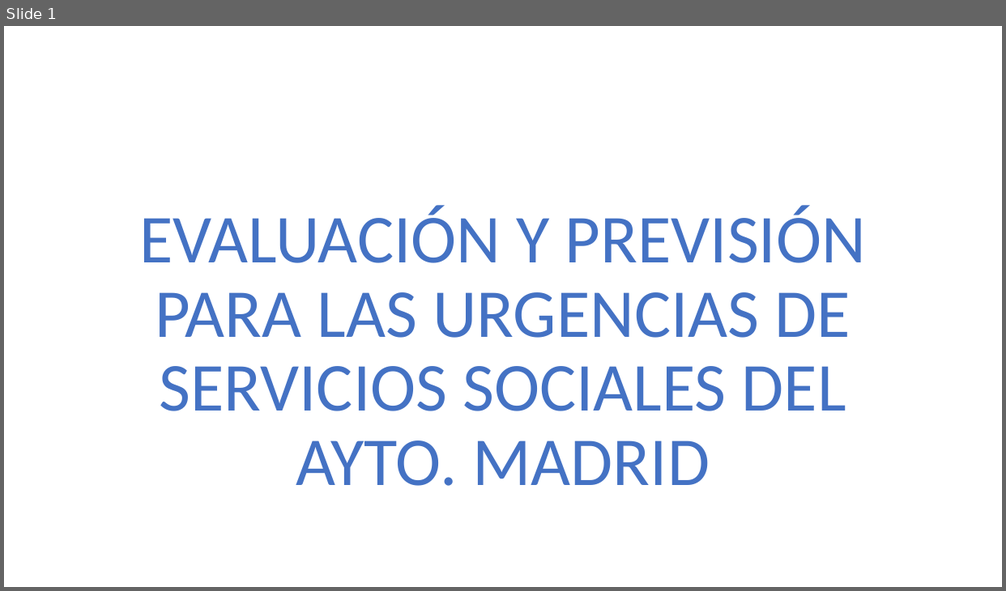
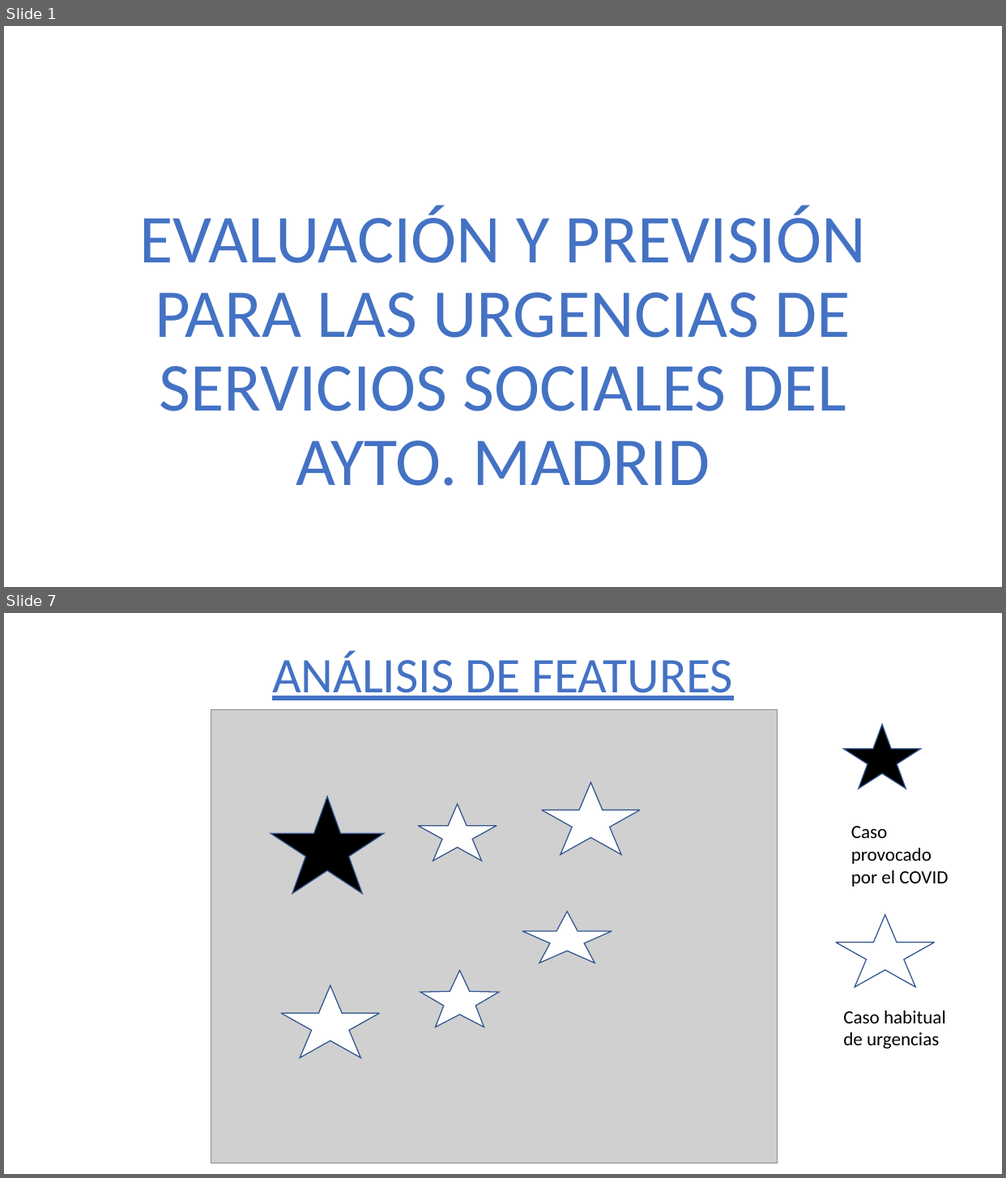
Before and after one commit to 75Engel/Estimacion_tipologia_usuarios_Servicios_Sociales_Ayto_Madrid, a slide deck: Presentacion_projecto.pptx. Shown one above the other, each under a label of ours: slide 1 before the commit, slides 1 and 7 after it; the slides between them are not shown. The pictures are 1006x591 and 1006x1178 pixels, drawn with LibreOffice and Linux fonts; fonts in the diff are those of the drawing; grey boxes stand for pictures; background and template pictures are left out. Boxes give left, top, right and bottom in pixels: in the first picture for what was removed or moved away, otherwise in the second. Text is boxed around its words. In the diff, an @@ line names an element or a change of style, - is before the commit and + after.

```diff
--- a/Presentacion_projecto.pptx
+++ b/Presentacion_projecto.pptx
@@ slide 7 added at (x1=4, y1=613, x2=1002, y2=1174), background picture (left out) @@
@@ title added at (x1=272, y1=651, x2=733, y2=700), 48 pt, text #4472C4, underline @@
+ANÁLISIS DE FEATURES
@@ picture added at (x1=211, y1=710, x2=778, y2=1163) @@
@@ star added at (x1=844, y1=725, x2=920, y2=789), fill #000000, outline #325491 1 pt @@
@@ star added at (x1=542, y1=782, x2=641, y2=855), fill #FFFFFF, outline #325491 1 pt @@
@@ star added at (x1=270, y1=796, x2=384, y2=894), fill #000000, outline #325491 1 pt @@
@@ star added at (x1=418, y1=804, x2=496, y2=861), fill #FFFFFF, outline #325491 1 pt @@
@@ text added at (x1=851, y1=826, x2=948, y2=887), 18 pt, text #000000 @@
+Caso provocado por el COVID
@@ star added at (x1=522, y1=912, x2=612, y2=964), fill #FFFFFF, outline #325491 1 pt @@
@@ star added at (x1=836, y1=914, x2=935, y2=987), fill #FFFFFF, outline #325491 1 pt @@
@@ star added at (x1=420, y1=971, x2=499, y2=1028), fill #FFFFFF, outline #325491 1 pt @@
@@ star added at (x1=281, y1=986, x2=380, y2=1059), fill #FFFFFF, outline #325491 1 pt @@
@@ text added at (x1=843, y1=1011, x2=946, y2=1049), 18 pt, text #000000 @@
+Caso habitual de urgencias
```
Also in this commit, not shown: 11 slides changed, 2 other slides added, 6 slides removed, 7 other files.
